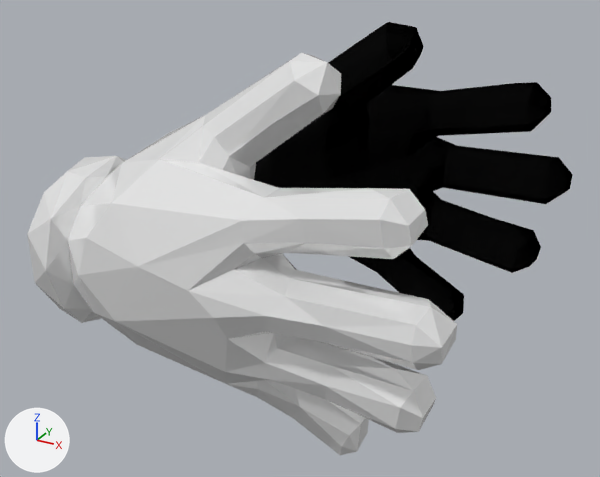
The glTF model Hand.glb, before and after one commit.
One viewpoint serves both versions: a camera (50 mm lens) standing at (1.025, -2.722, 0.998) and looking at (-0.153, -0.579, -0.074). The axes (+X, +Y, +Z) are drawn at lower left. The lights are the same throughout. Where no turn or scale is listed for an object, it has been applied to the vertices. Vertices at the same position are counted once.

Objects in the first picture: 'HandLModel', 'HandRModel'.
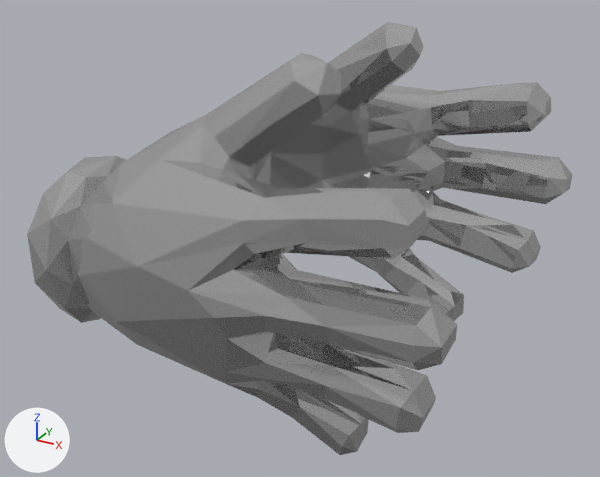
Changed parts and their boxes [x1, y1, x2, y2] in the pictures (600 x 477 px):
'HandRModel', recoloured (white to grey)
    both: [27, 53, 457, 455]
'HandLModel', recoloured, shading changed
    both: [254, 22, 573, 321]

The edits, one by one:
Material 'Material' (mat_material) is new.
Its base color is (0.584, 0.584, 0.584) (light grey #c9c9c9).
Its metallic is 0.809.
Its roughness is 0.0.
me_网格 has 204 vertices, 404 faces and spans x -0.783..0.419, y -0.256..0.292, z -0.549..0.561.
me_网格 no longer uses material mat_材质 (white #ffffff).
me_网格 now uses material mat_material (light grey #c9c9c9).
me_网格_002 has 204 vertices, 404 faces and spans x -78.3..41.9, y -55.4..51.5, z -37.3..25.3.
me_网格_002 is used by ob_handlmodel; location (0.111, 0.008, 0.003); rotation (-1.396, 0.0, 3.142), in degrees (-80, 0, 180); scale (-0.01, -0.01, -0.01).
me_网格_002 no longer uses material mat_材质 (white #ffffff).
me_网格_002 part 1: its shading normals changed.
me_网格_002 now uses material mat_material (light grey #c9c9c9).
